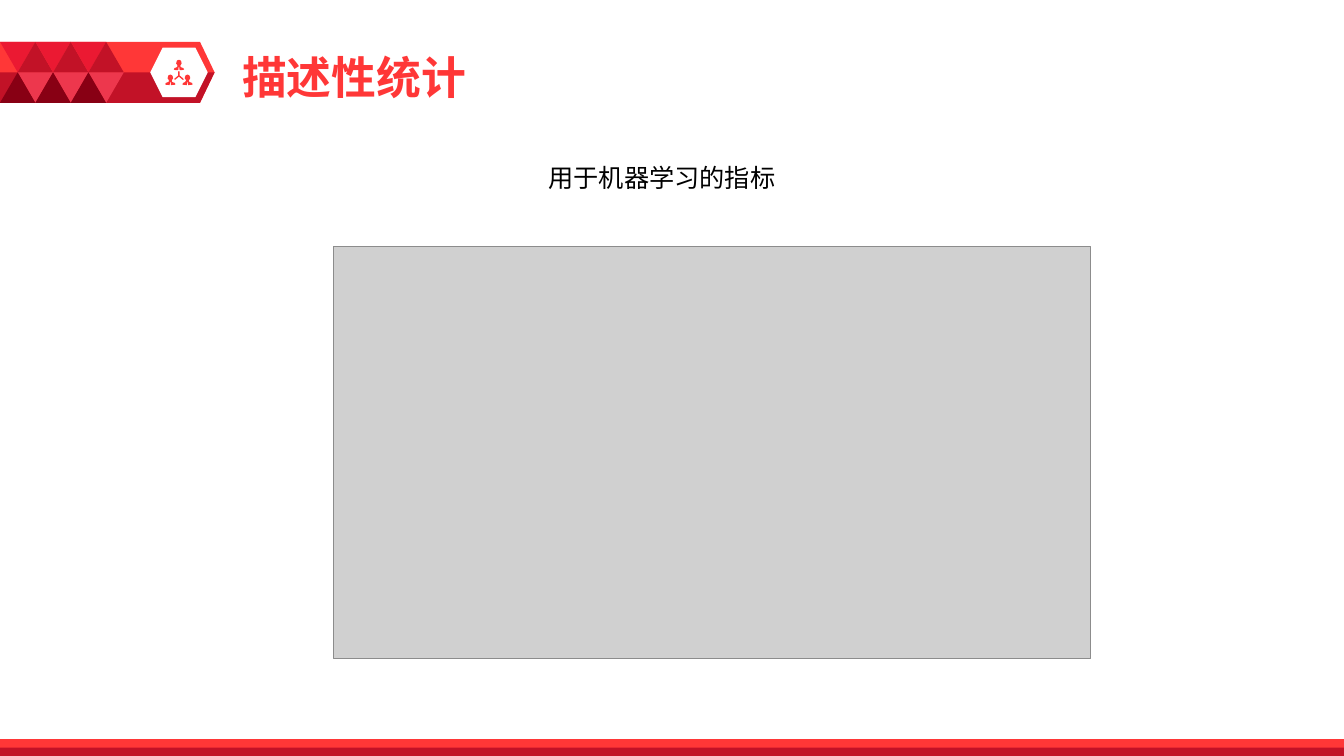
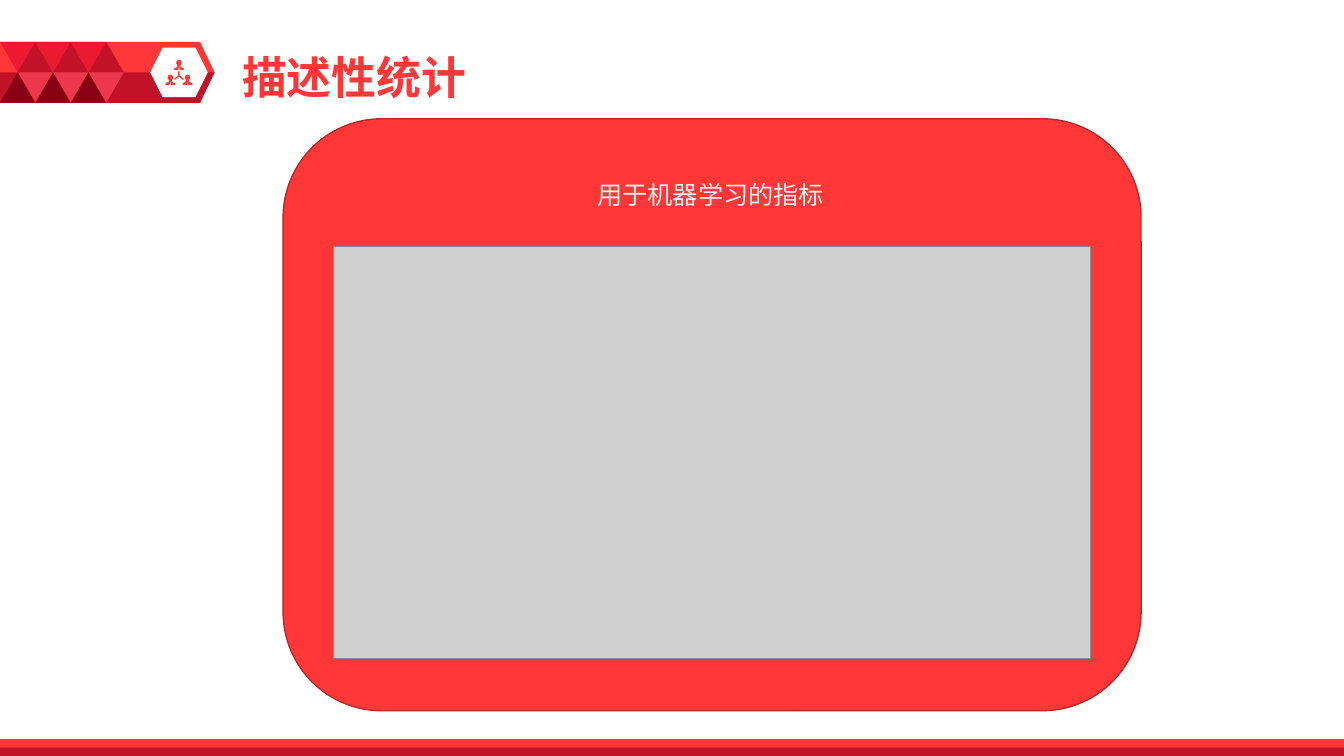
Before and after one commit to FinTechNJU/EMcode, a slide deck: slide 12 of Documents/李康毕业论文答辩.pptx. Drawn at 1344x756 pixels with LibreOffice and Linux fonts; fonts in the diff are those of the drawing; grey boxes stand for pictures. Boxes give left, top, right and bottom in pixels: in the first picture for what was removed or moved away, otherwise in the second. Text is boxed around its words. In the diff, an @@ line names an element or a change of style, - is before the commit and + after.

```diff
--- a/Documents/李康毕业论文答辩.pptx
+++ b/Documents/李康毕业论文答辩.pptx
@@ rounded rectangle added at box(283, 119, 1141, 711), fill #FF3737, outline #BD2929 1 pt @@
@@ text "用于机器学习的指标": place and size @@
-text "用于机器学习的指标" at box(549, 165, 776, 189)
+text "用于机器学习的指标" at box(597, 183, 824, 206)
@@ text "用于机器学习的指标" at box(597, 183, 824, 206): text colour #000000 to #F0F0F0 @@
```
Also in this commit, not shown: 9 other slides changed, 4 slides added, 4 slides removed, 2 other files.
